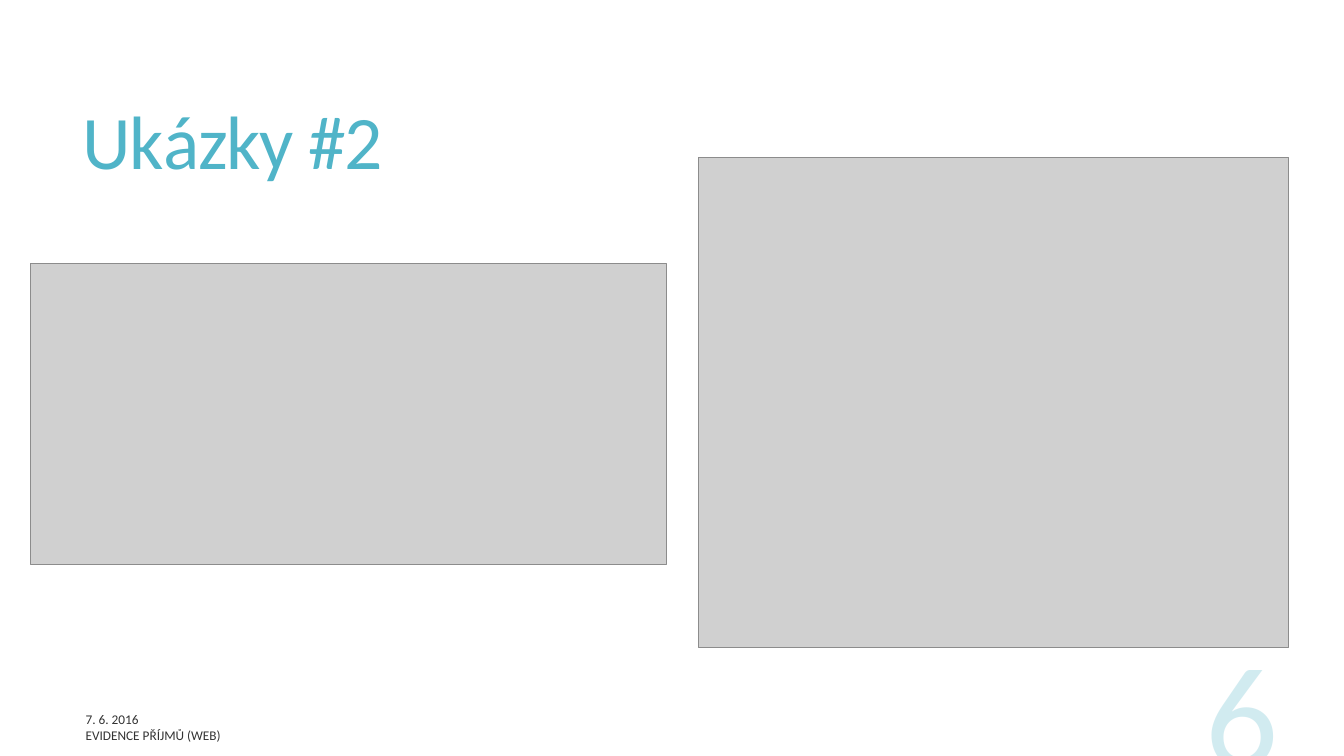
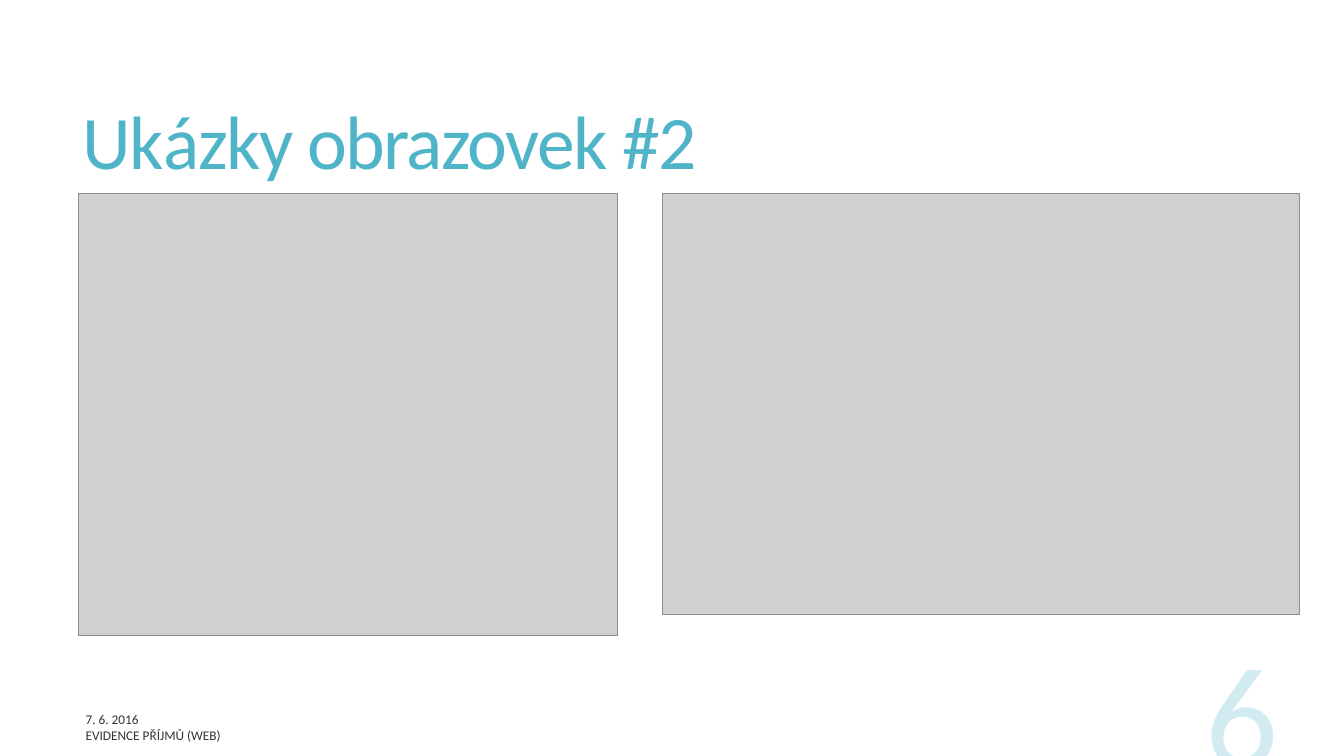
Before and after one commit to Matesyi/pb138-evidence-prijmu-web, a slide deck: slide 6 of Documentation/final-presentation.pptx. Drawn at 1344x756 pixels with LibreOffice and Linux fonts; fonts in the diff are those of the drawing; grey boxes stand for pictures. Boxes give left, top, right and bottom in pixels: in the first picture for what was removed or moved away, otherwise in the second. Text is boxed around its words. In the diff, an @@ line names an element or a change of style, - is before the commit and + after.

```diff
--- a/Documentation/final-presentation.pptx
+++ b/Documentation/final-presentation.pptx
@@ title at box(83, 116, 697, 181): text changed @@
-Ukázky #2
+Ukázky obrazovek #2
@@ picture: place and size @@
-picture at box(30, 263, 666, 565)
+picture at box(79, 194, 618, 636)
@@ picture: place and size @@
-picture at box(699, 157, 1289, 648)
+picture at box(662, 194, 1300, 615)
```
Also in this commit, not shown: 1 other slide changed, 1 slide added, 4 other files.
